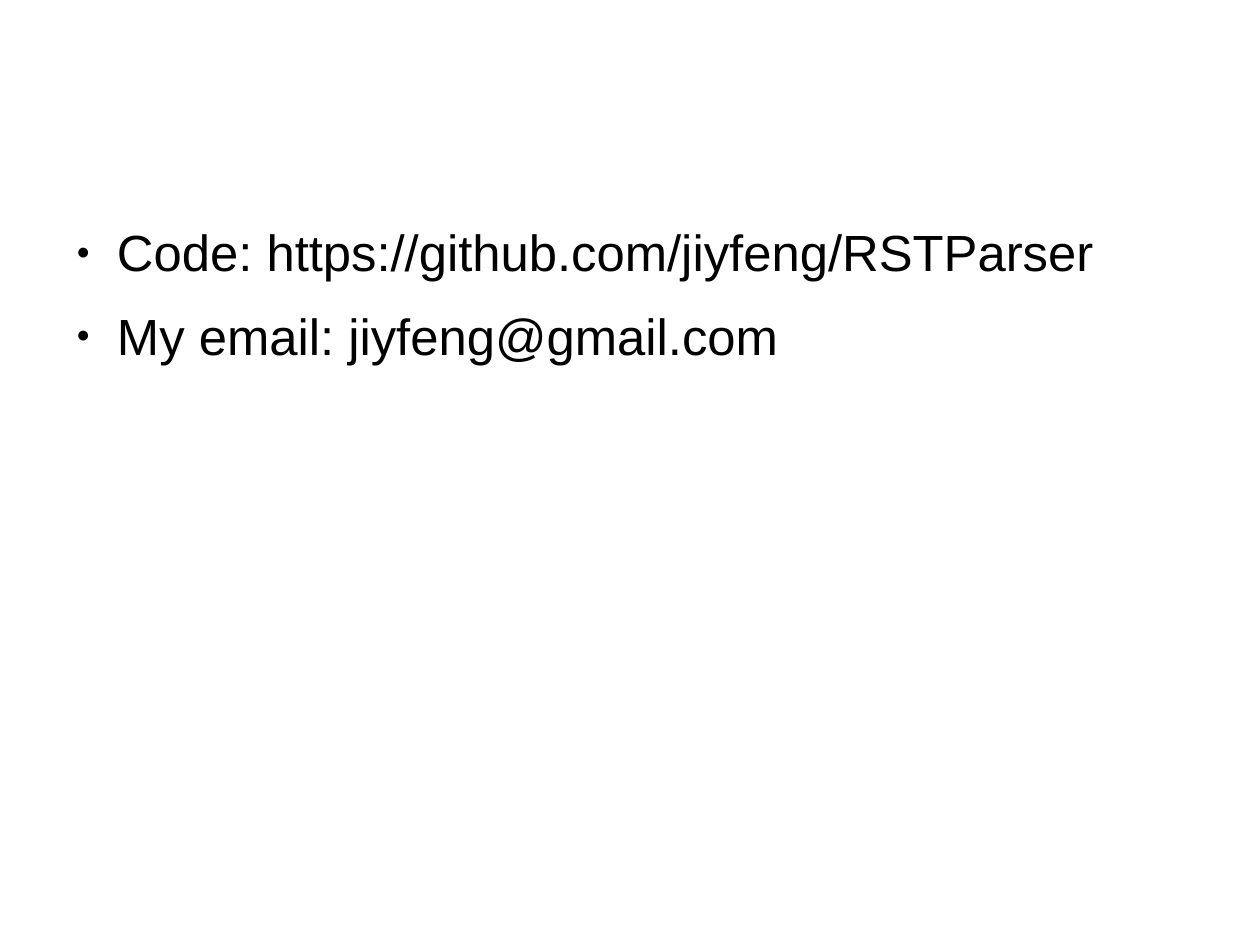
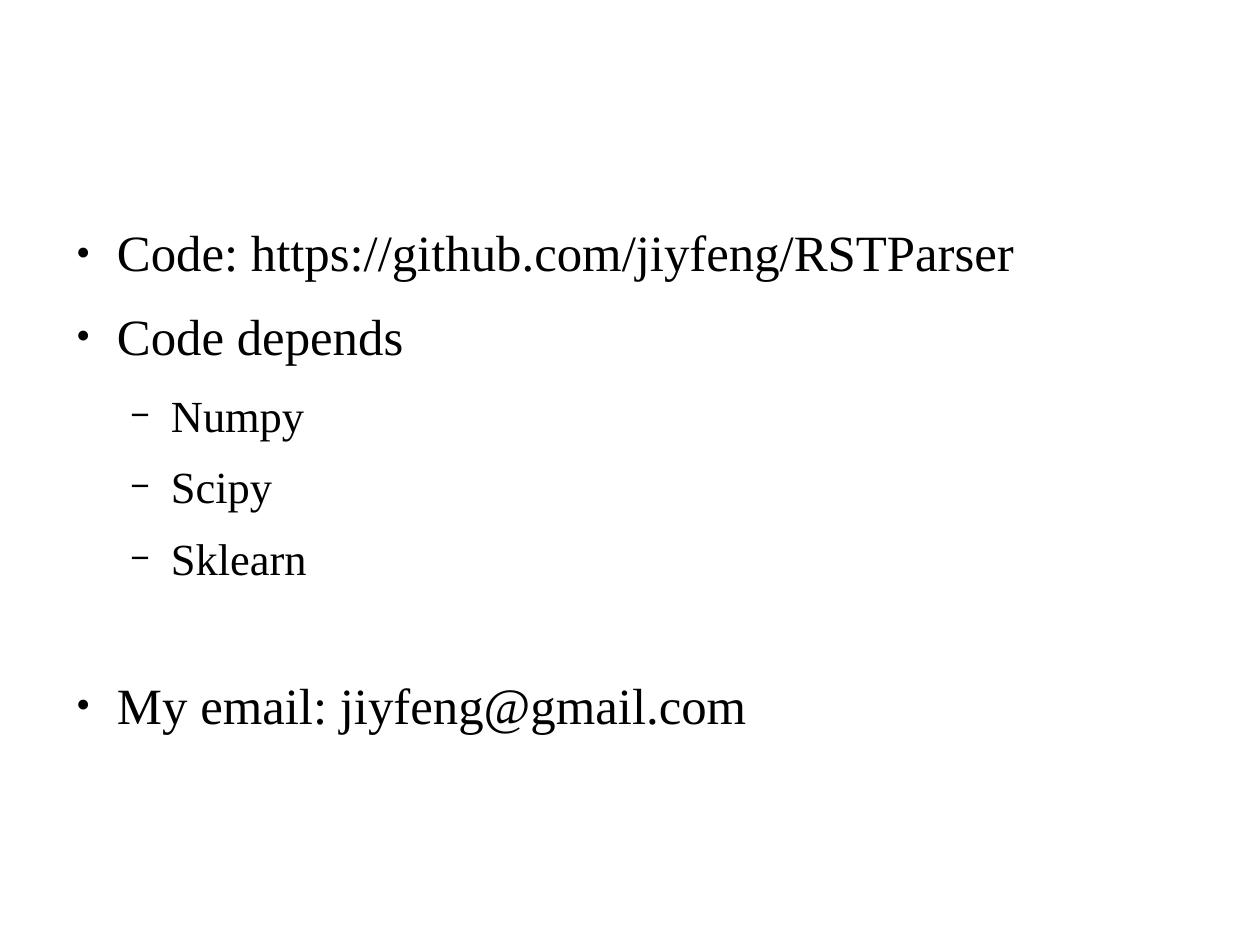
Before and after one commit to jiyfeng/RSTParser, a slide deck: slide 12 of doc/intro.odp. Drawn at 1260x945 pixels with LibreOffice and Linux fonts; fonts in the diff are those of the drawing. Boxes give left, top, right and bottom in pixels: in the first picture for what was removed or moved away, otherwise in the second. Text is boxed around its words. In the diff, an @@ line names an element or a change of style, - is before the commit and + after.

```diff
--- a/doc/intro.odp
+++ b/doc/intro.odp
@@ text at (x1=117, y1=235, x2=1014, y2=734): font Arial to Times New Roman in "Code: https://github.com/jiyfeng/RSTParser", "My email: jiyfeng@gmail.com" @@
@@ text at (x1=117, y1=319, x2=403, y2=576): paragraphs added @@
+● Code depends
+  − Numpy
+  − Scipy
+  − Sklearn
```
Also in this commit, not shown: 9 other slides changed, 2 slides added, 2 slides removed, 2 other files.
